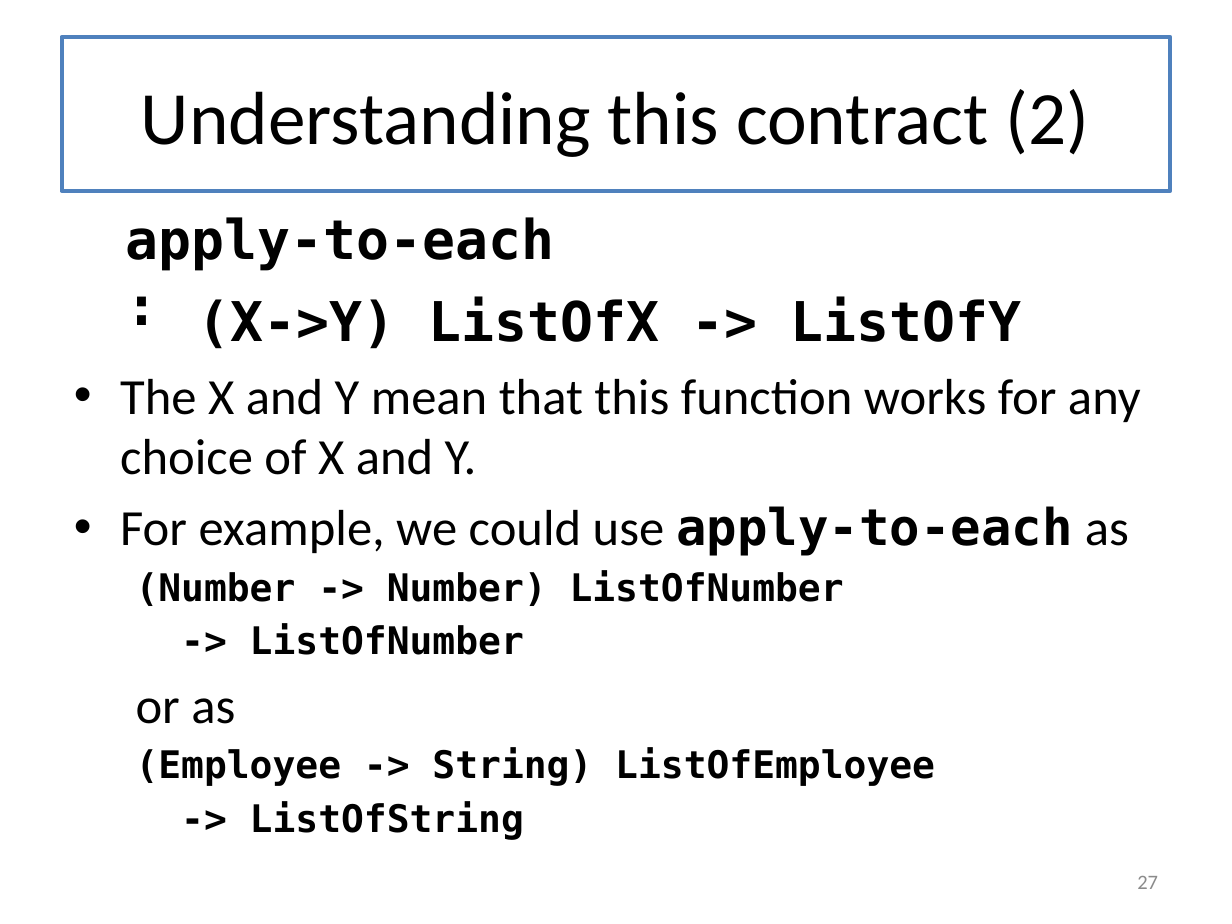
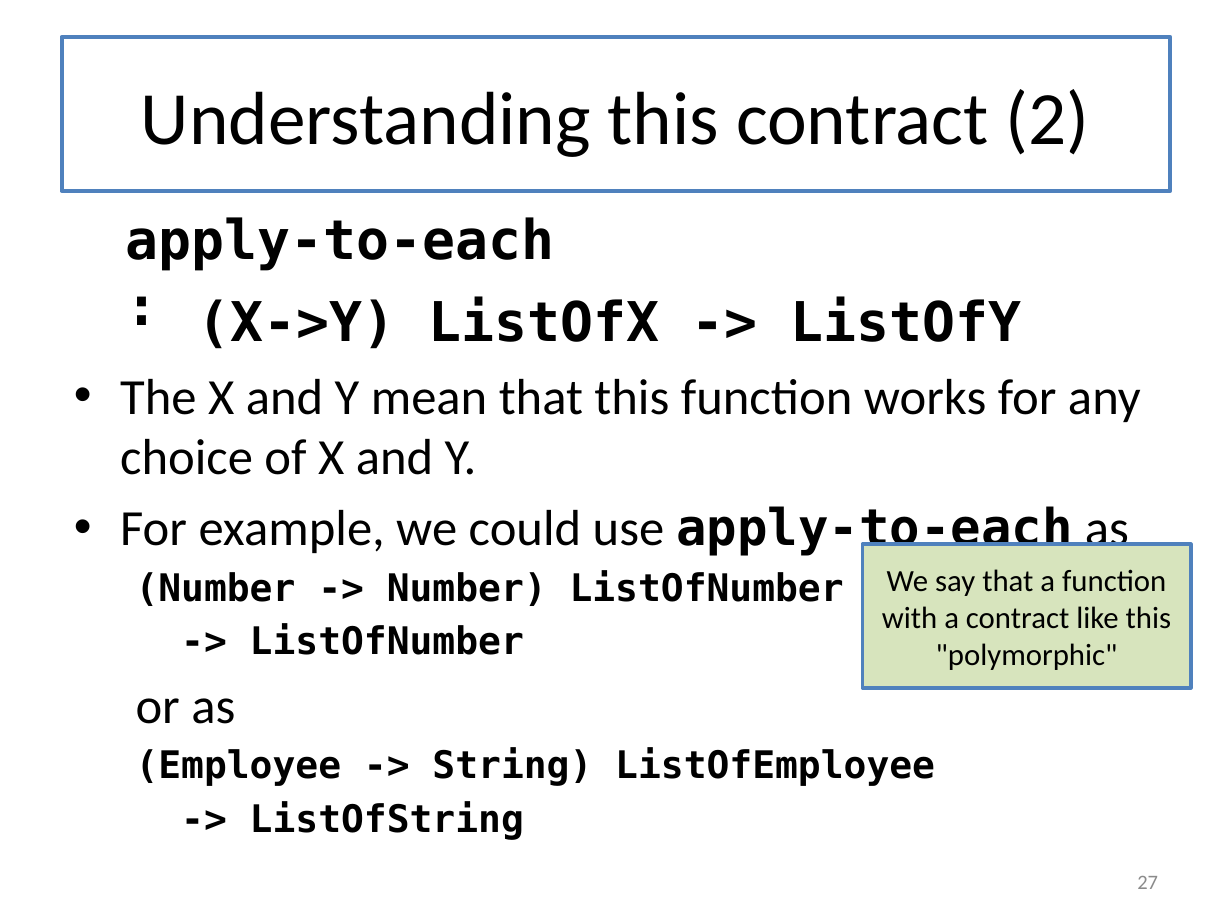
Before and after one commit to mwand/cs5010f16, a slide deck: slide 27 of Slides/Lesson 5.2 Generalizing Over Functions.pptx. Drawn at 1232x924 pixels with LibreOffice and Linux fonts; fonts in the diff are those of the drawing. Boxes give left, top, right and bottom in pixels: in the first picture for what was removed or moved away, otherwise in the second. Text is boxed around its words. In the diff, an @@ line names an element or a change of style, - is before the commit and + after.

```diff
--- a/Slides/Lesson 5.2 Generalizing Over Functions.pptx
+++ b/Slides/Lesson 5.2 Generalizing Over Functions.pptx
@@ rectangle added at (x1=862, y1=545, x2=1191, y2=689), fill #D7E4BD, outline #4F81BD 2 pt, 18 pt, text #000000 @@
+We say that a function with a contract like this "polymorphic"
```
Also in this commit, not shown: 7 other slides changed, 1 slide added, 12 other files.
